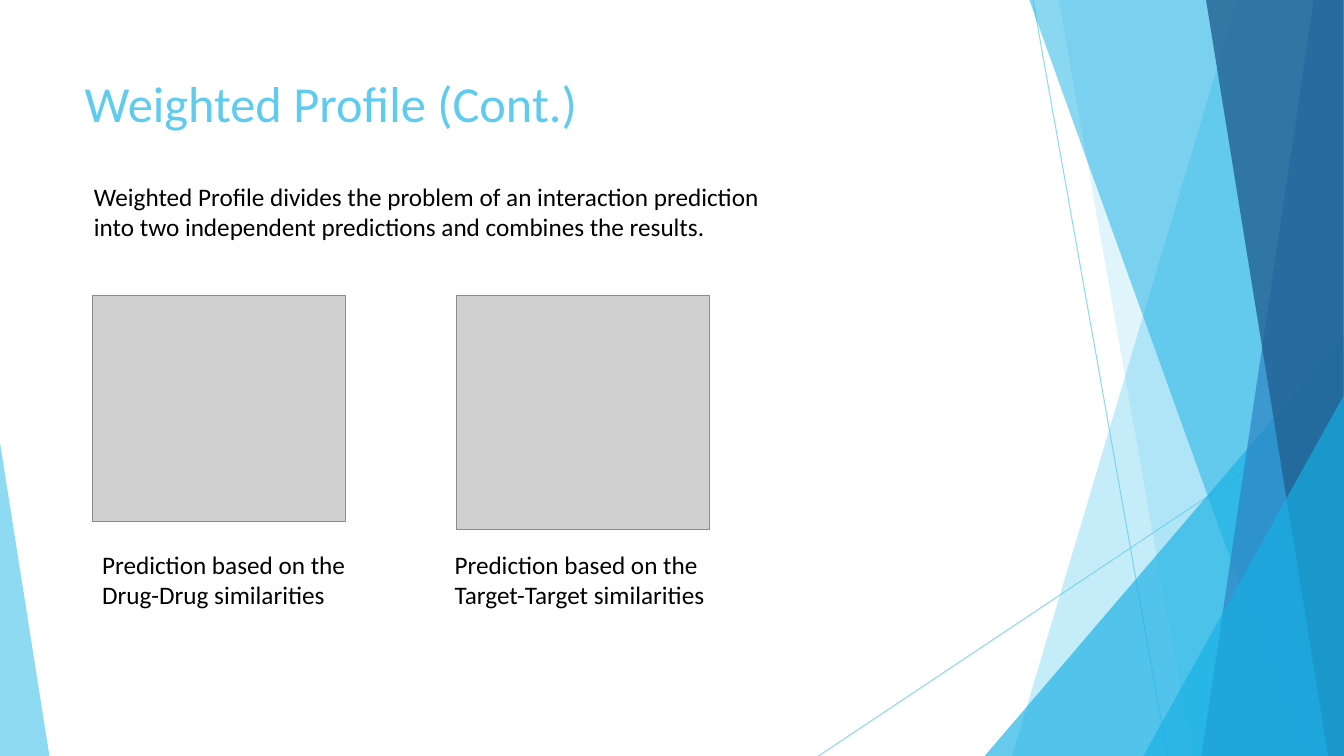
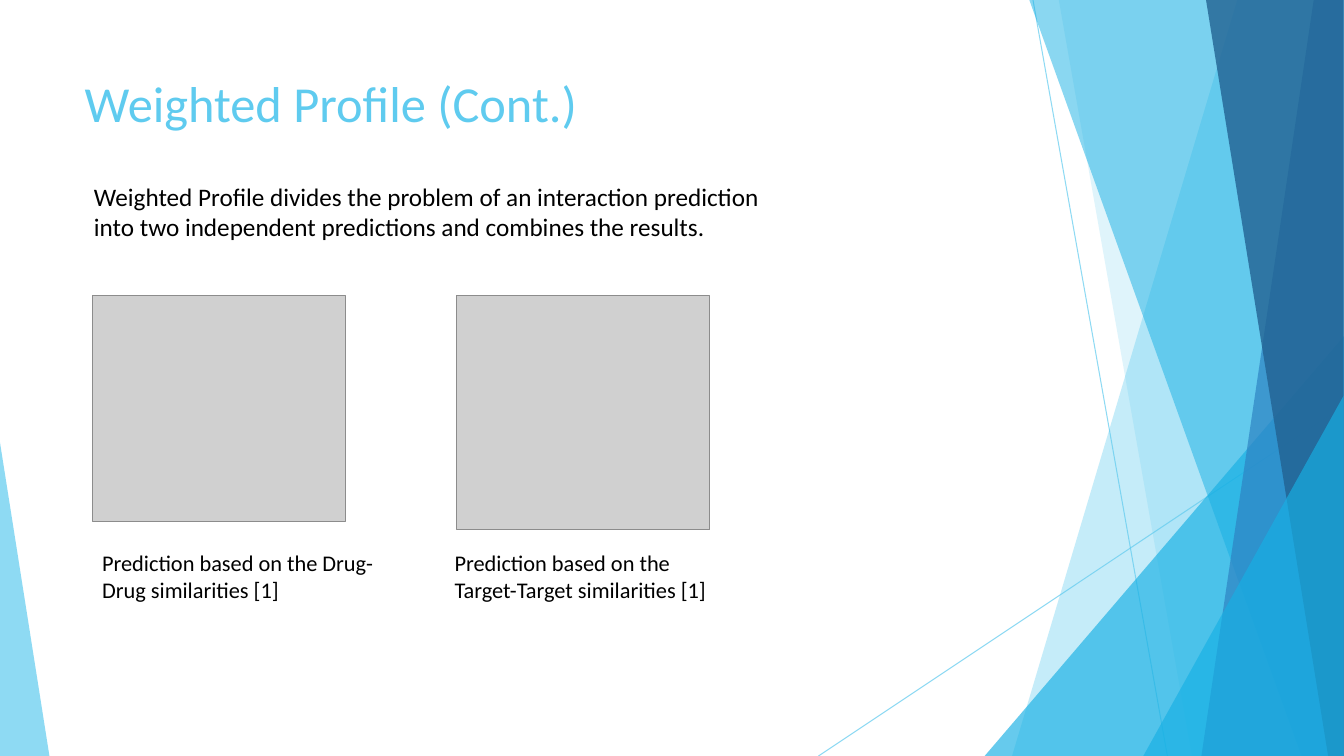
Before and after one commit to AbdullahAlZoabi/Drug-Target-Interaction-Prediction, a slide deck: slide 10 of Drug-Target Interaction Prediction.pptx. Drawn at 1344x756 pixels with LibreOffice and Linux fonts; fonts in the diff are those of the drawing; grey boxes stand for pictures. Boxes give left, top, right and bottom in pixels: in the first picture for what was removed or moved away, otherwise in the second. Text is boxed around its words. In the diff, an @@ line names an element or a change of style, - is before the commit and + after.

```diff
--- a/Drug-Target Interaction Prediction.pptx
+++ b/Drug-Target Interaction Prediction.pptx
@@ text at box(102, 555, 373, 602): text changed; size 18 to 16 pt @@
-Prediction based on the Drug-Drug similarities
+Prediction based on the Drug-Drug similarities [1]
@@ text at box(455, 555, 706, 602): text changed; size 18 to 16 pt @@
-Prediction based on the Target-Target similarities
+Prediction based on the Target-Target similarities [1]
```
Also in this commit, not shown: 6 other slides changed, 3 slides added, 1 slide removed.
